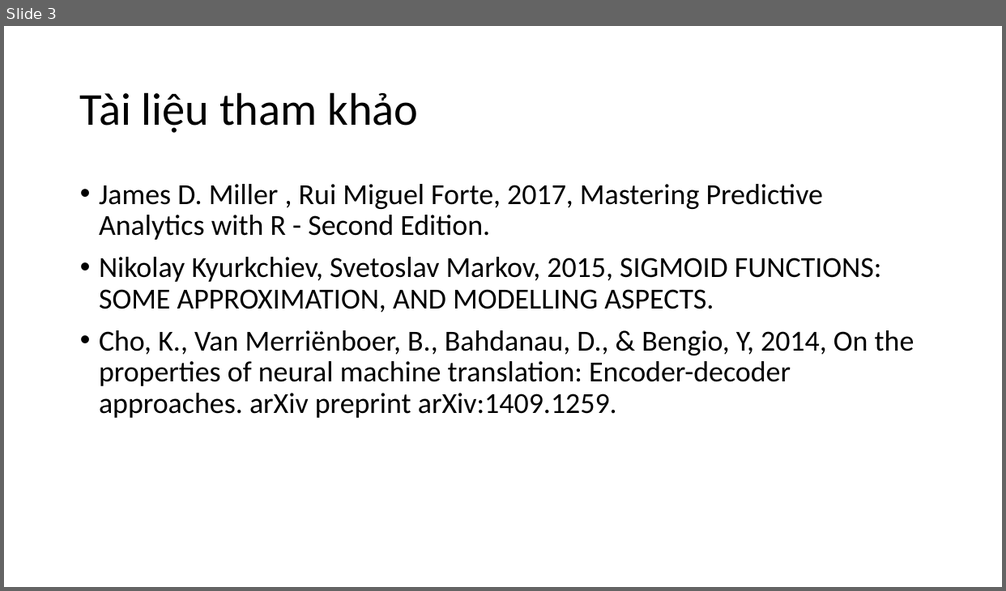
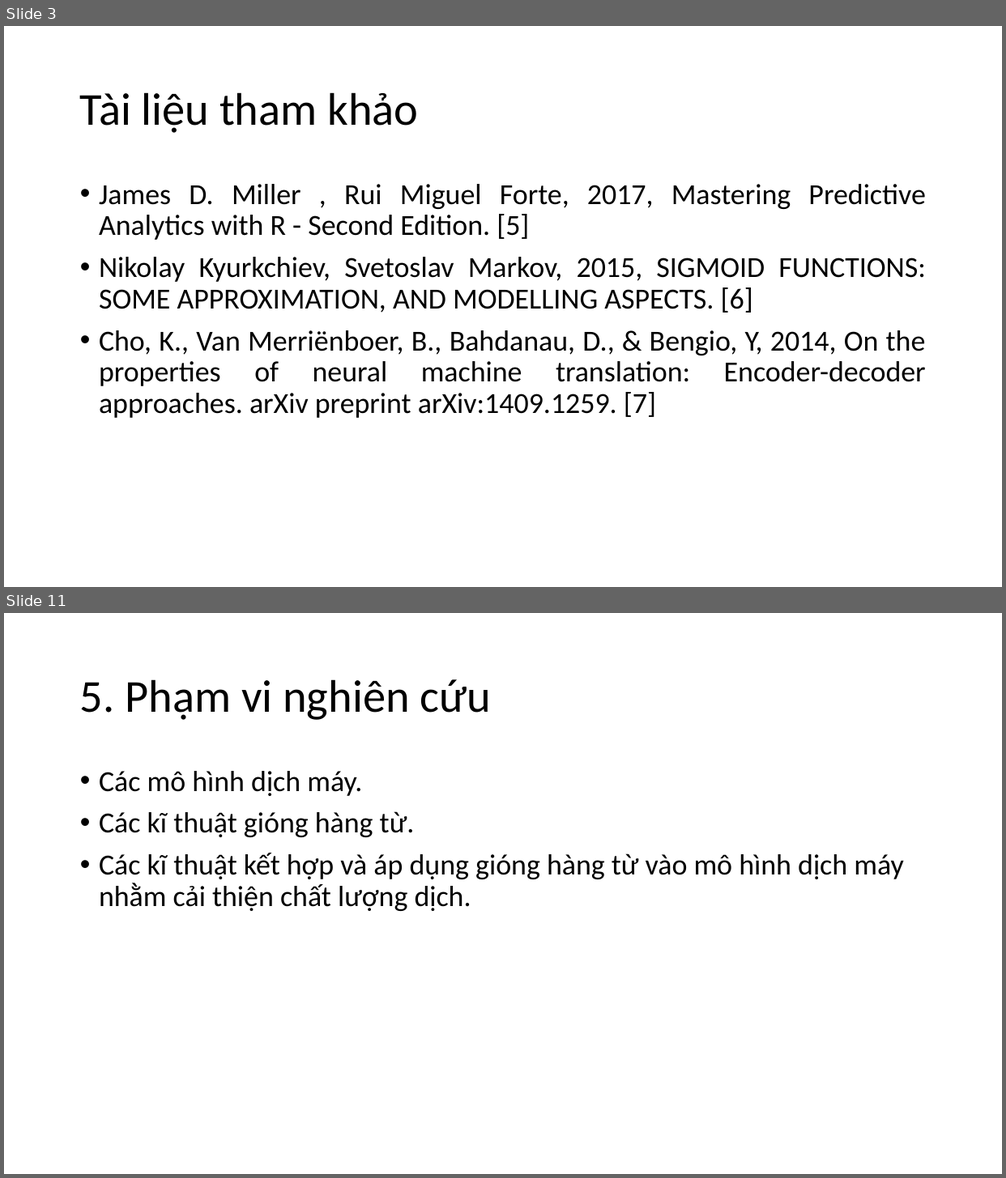
Before and after one commit to nguyenduyhanlam/Improving-Vietnamese-English-neural-machine-translation-with-guiding-word-alignments, a slide deck: dcct.pptx. Shown one above the other, each under a label of ours: slide 3 before the commit, slides 3 and 11 after it; the slides between them are not shown. The pictures are 1006x591 and 1006x1178 pixels, drawn with LibreOffice and Linux fonts; fonts in the diff are those of the drawing. Boxes give left, top, right and bottom in pixels: in the first picture for what was removed or moved away, otherwise in the second. Text is boxed around its words. In the diff, an @@ line names an element or a change of style, - is before the commit and + after.

```diff
--- a/dcct.pptx
+++ b/dcct.pptx
@@ slide 11 added at box(4, 613, 1002, 1174), background #FFFFFF @@
@@ title added at box(80, 679, 491, 720), 44 pt, text #000000 @@
+5. Phạm vi nghiên cứu
@@ text added at box(99, 771, 903, 911), 28 pt, text #000000 @@
+• Các mô hình dịch máy.
+• Các kĩ thuật gióng hàng từ.
+• Các kĩ thuật kết hợp và áp dụng gióng hàng từ vào mô hình dịch máy nhằm cải thiện chất lượng dịch.
@@ slide 3 changed as well @@
@@ text at box(99, 184, 926, 418): text changed @@
-• James D. Miller , Rui Miguel Forte, 2017, Mastering Predictive Analytics with R - Second Edition.
-• Nikolay Kyurkchiev, Svetoslav Markov, 2015, SIGMOID FUNCTIONS: SOME APPROXIMATION, AND MODELLING ASPECTS.
-• Cho, K., Van Merriënboer, B., Bahdanau, D., & Bengio, Y, 2014, On the properties of neural machine translation: Encoder-decoder approaches. arXiv preprint arXiv:1409.1259.
+• James D. Miller , Rui Miguel Forte, 2017, Mastering Predictive Analytics with R - Second Edition. [5]
+• Nikolay Kyurkchiev, Svetoslav Markov, 2015, SIGMOID FUNCTIONS: SOME APPROXIMATION, AND MODELLING ASPECTS. [6]
+• Cho, K., Van Merriënboer, B., Bahdanau, D., & Bengio, Y, 2014, On the properties of neural machine translation: Encoder-decoder approaches. arXiv preprint arXiv:1409.1259. [7]
```
Also in this commit, not shown: 2 other slides changed, 13 other slides added.
